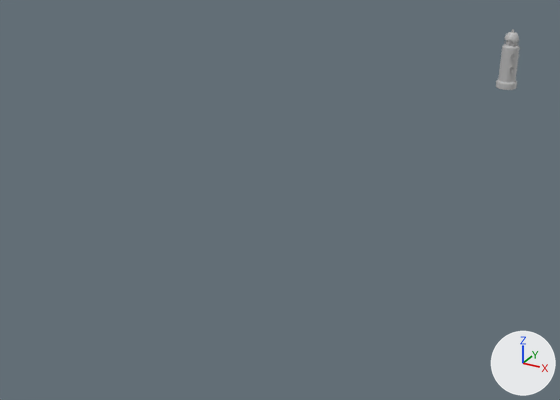
An edit to the FBX model Assets/GB_FBX/GB_Lighthouse_Minor_03.fbx, drawn before and after from the same camera.
Before and after are seen from a 50 mm lens placed at (15.1, -22.3, 10.7), pointed at (3.9, -1.9, 0.5). The axes (+X, +Y, +Z) are drawn at lower right. The lights are the same throughout. Where no turn or scale is listed for an object, it has been applied to the vertices.
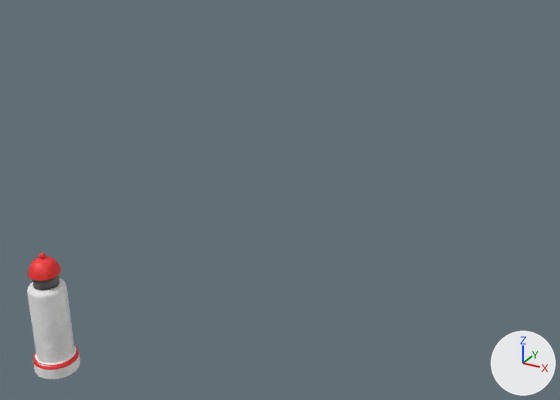
Where the change shows, as pixel boxes [x1, y1, x2, y2] in the pictures (560 x 400 px; the box of a moved part takes in the faces that stretch with it):
'polySurface159', reshaped, moved (116% wider, 105% taller): before [496, 29, 520, 90]; after [27, 253, 80, 379]
part 1 of me_mesh, moved or reshaped: before [505, 32, 519, 41]; after [28, 256, 61, 281]
part 2 of me_mesh, moved or reshaped: before [498, 45, 520, 83]; after [27, 278, 75, 364]
part 3 of me_mesh, moved or reshaped: before [496, 80, 517, 90]; after [33, 345, 80, 379]
part 4 of me_mesh, moved or reshaped: before [506, 40, 517, 46]; after [32, 276, 59, 291]
part 5 of me_mesh, deleted: before [504, 40, 519, 72]

The change, as a diff of the scene's bpy script:
```diff
--- a/Assets/GB_FBX/GB_Lighthouse_Minor_03.fbx.py
+++ b/Assets/GB_FBX/GB_Lighthouse_Minor_03.fbx.py
@@ img_lambert1_base_color_png @@
+img_lambert1_base_color_png = load_image('lambert1_Base_color.png', '../Textures/Lighthouse_Minor/lambert1_Base_color.png', 2048, 2048, 'sRGB')
@@ mat_lambert37 @@
+mat_lambert37 = principled_material('lambert37')
+mat_lambert37.texture = img_lambert1_base_color_png
@@ me_mesh @@
 # used by ob_polysurface159; location = (7.47, 12.99, 1.17)
-me_mesh.from_pydata(...)  # 1010 vertices, 1232 faces; spans x -0.46..0.46, y -0.46..0.46, z 0.0..2.63
-me_mesh.materials.append(mat_lambert24)  # grey #bcbcbc
+me_mesh.from_pydata(...)  # 522 vertices, 568 faces; spans x -0.46..0.46, y -0.46..0.46, z -0.06..2.59
+# me_mesh part 1: the loose piece of 146 vertices spanning x -0.31..0.31, y -0.31..0.31, z 2.17..2.52 is turned -22.7 degrees about the z axis through its middle and scaled by 1.01, then moved by (0.0, 0.0, -0.04), in mat_lambert37 (picture img_lambert1_base_color_png)
+# me_mesh part 2: the loose piece of 122 vertices spanning x -0.38..0.38, y -0.38..0.38, z 0.2..1.94 is turned -22.7 degrees about the z axis through its middle and scaled by 1.01, then moved by (0.0, 0.0, -0.06), in mat_lambert37 (picture img_lambert1_base_color_png)
+# me_mesh part 3: the loose piece of 102 vertices spanning x -0.46..0.46, y -0.46..0.46, z 0.0..0.33 is turned -22.7 degrees about the z axis through its middle and scaled by 1.01, then moved by (0.0, 0.0, -0.06), in mat_lambert37 (picture img_lambert1_base_color_png)
+# me_mesh part 4: the loose piece of 42 vertices spanning x -0.25..0.25, y -0.25..0.25, z 1.8..2.18 is turned -22.7 degrees about the z axis through its middle and scaled by 1.01, then moved by (0.0, 0.0, -0.05), in mat_lambert37 (picture img_lambert1_base_color_png)
+# me_mesh part 5: 12 loose pieces with 488 vertices, spanning x -0.3..0.3, y -0.41..0.3, z 0.8..2.2, are deleted
+me_mesh.materials.append(mat_lambert37)  # picture img_lambert1_base_color_png
@@ ob_polysurface159 @@
 ob_polysurface159 = bpy.data.objects.new('polySurface159', me_mesh)
-ob_polysurface159.location = (7.47, 12.99, 1.17)
+ob_polysurface159.location = (4.51, -12.7, 1.07)
```
